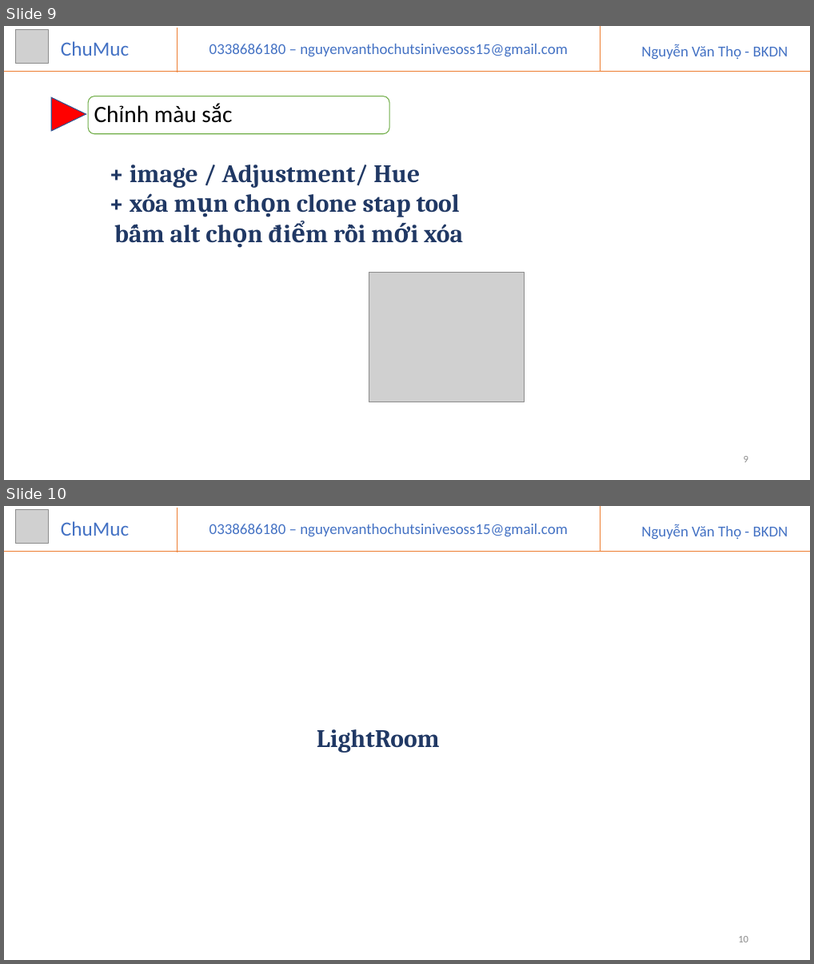
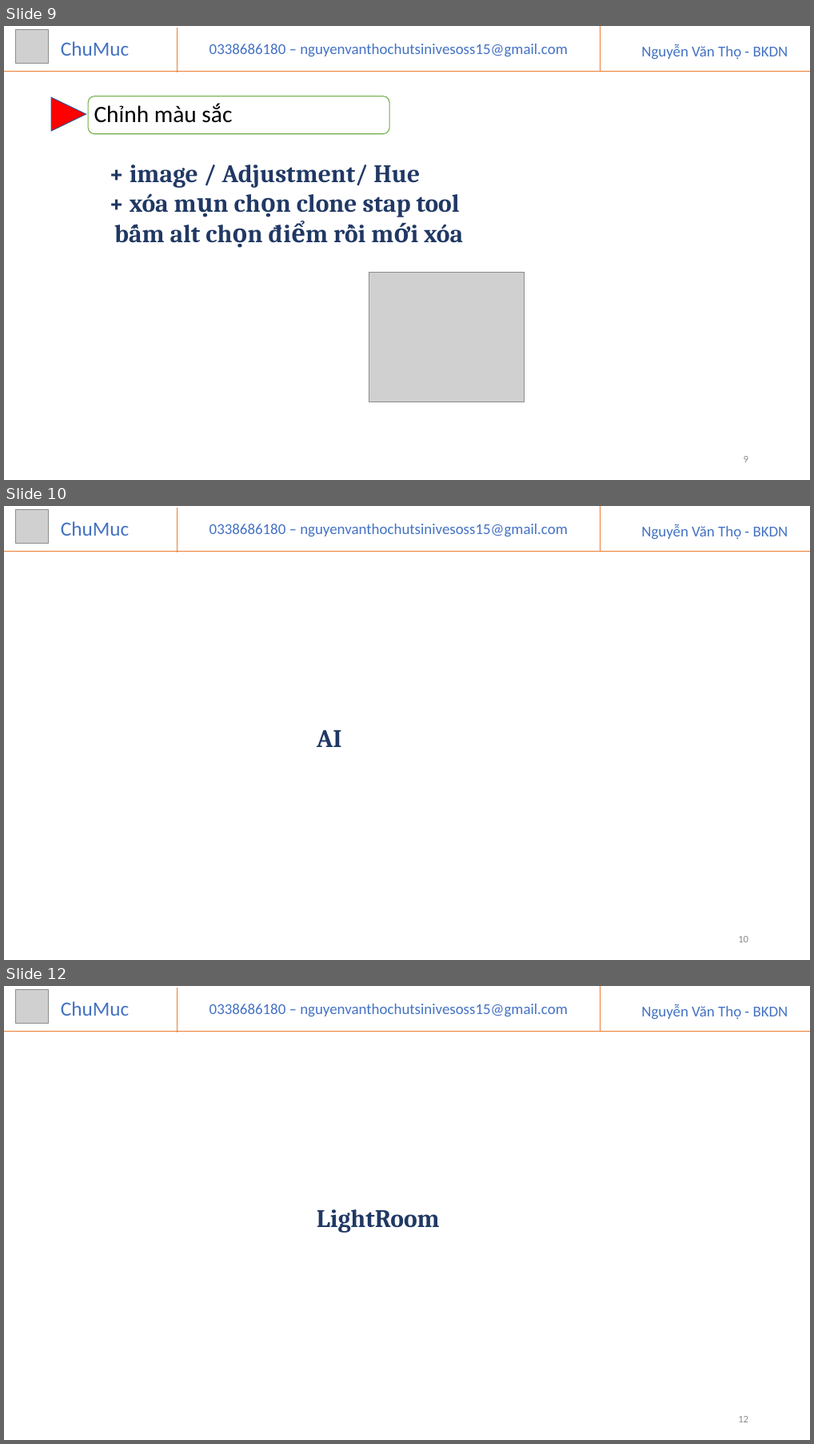
Before and after one commit to VANTHO15/phottoshop, a slide deck: PhoToShop.pptx. Shown one above the other, each under a label of ours: slides 9 and 10 before the commit, slides 9, 10 and 12 after it; the slides between them are not shown. The pictures are 814x964 and 814x1444 pixels, drawn with LibreOffice and Linux fonts; fonts in the diff are those of the drawing; grey boxes stand for pictures. Boxes give left, top, right and bottom in pixels: in the first picture for what was removed or moved away, otherwise in the second. Text is boxed around its words. In the diff, an @@ line names an element or a change of style, - is before the commit and + after.

```diff
--- a/PhoToShop.pptx
+++ b/PhoToShop.pptx
@@ slide 10 added at <box>4,506,810,960</box>, background #FFFFFF @@
@@ picture added at <box>15,510,49,543</box> @@
@@ text added at <box>61,521,129,536</box>, 24 pt, text #4472C4 @@
+ChuMuc
@@ line added from (177, 508) to (177, 552), #ED7D31 0.5 pt @@
@@ text added at <box>210,524,568,536</box>, 18 pt, text #4472C4 @@
+0338686180 – nguyenvanthochutsinivesoss15@gmail.com
@@ line added from (601, 506) to (601, 551), #ED7D31 0.5 pt @@
@@ text added at <box>642,524,789,539</box>, 18 pt, text #4472C4 @@
+Nguyễn Văn Thọ - BKDN
@@ line added from (4, 551) to (810, 551), #ED7D31 0.5 pt @@
@@ text added at <box>317,730,342,747</box>, 30 pt, text #203864, bold @@
+AI
@@ page number added at <box>738,936,749,942</box>, 12 pt, text #8C8C8C @@
+10
@@ what was slide 10 is now slide 12 @@
@@ page number at <box>738,1416,749,1422</box>: text changed @@
-10
+12
```
Also in this commit, not shown: 1 other slide added.
